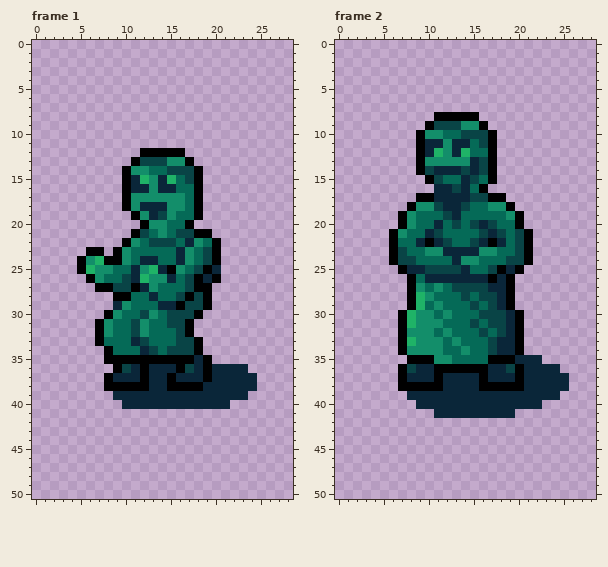
Pixel-art file, stored at Succubus/Sprites/EarthOpponents.aseprite. Above is the file before it was changed.
29x51 pixels, 7 frames. Shown: frame 1, frame 2. The commit also changed other frames, which this record leaves out.
New version:
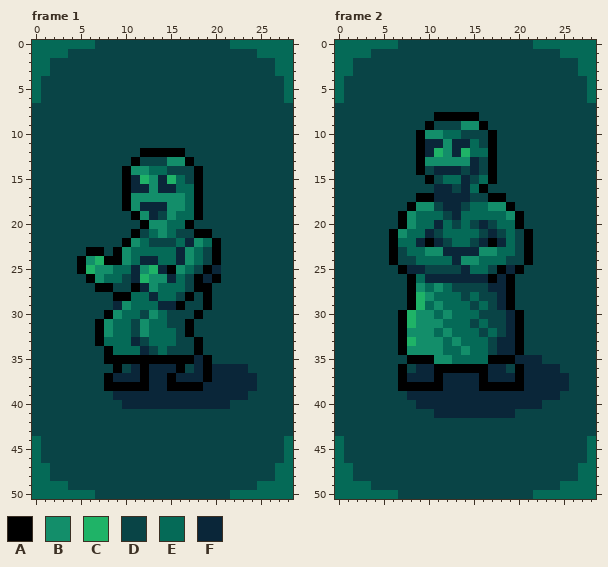
Palette (. is transparent): A #000000  B #138e6a  C #1fb367  D #094446  E #056a57  F #0a2639
Difference:
layer "Background" now shown
--- frame 1, layer "Background"
@@ x 0..28 @@
- 0 .............................
- 1 .............................
- 2 .............................
- 3 .............................
- 4 .............................
- 5 .............................
- 6 .............................
- 7 .............................
- 8 .............................
- 9 .............................
-10 .............................
-11 .............................
-12 ............AAAAA............
-13 ...........ADDDBBA...........
-14 ..........ABBEEDDDA..........
-15 ..........AFCBFCEDA..........
-16 ..........AFFBFFEEA..........
-17 ..........ABBBBBBEA..........
-18 ..........ABFFFBBEA..........
-19 ...........ABFDBEEA..........
-20 ............ABBEEA...........
-21 ...........ADEBEDDAA.........
-22 ..........ABEDDDEFBEA........
-23 ......AA.ABEEEEEFBEDA........
-24 .....ABCAABEFFEEFBEDA........
-25 .....ACBBEEFBCFABEDAF........
-26 ......ABEEDFCBBFEDAFA........
-27 .......AADDAFBEEEDAA.........
-28 .........AAEEFEEDADA.........
-29 .........FBEEEFFADDA.........
-30 ........ABEEDBEDDDA..........
-31 .......ABEEDBEEDDA...........
-32 .......ABEEDBEEEDA...........
-33 .......AEEEFDEEEDDA..........
-34 ........AEEEFDEDDDA..........
-35 ........AAAAAAAAAAFA.........
-36 .........ADFAFFFADFAFFFF.....
-37 ........AFFFAFFAFFFAFFFFF....
-38 ........AAAAAFFAAAAFFFFFF....
-39 .........FFFFFFFFFFFFFFF.....
-40 ..........FFFFFFFFFFFF.......
-41 .............................
-42 .............................
-43 .............................
-44 .............................
-45 .............................
-46 .............................
-47 .............................
-48 .............................
-49 .............................
-50 .............................
+ 0 EEEEEEEDDDDDDDDDDDDDDDEEEEEEE
+ 1 EEEEDDDDDDDDDDDDDDDDDDDDDEEEE
+ 2 EEDDDDDDDDDDDDDDDDDDDDDDDDDEE
+ 3 EEDDDDDDDDDDDDDDDDDDDDDDDDDEE
+ 4 EDDDDDDDDDDDDDDDDDDDDDDDDDDDE
+ 5 EDDDDDDDDDDDDDDDDDDDDDDDDDDDE
+ 6 EDDDDDDDDDDDDDDDDDDDDDDDDDDDE
+ 7 DDDDDDDDDDDDDDDDDDDDDDDDDDDDD
+ 8 DDDDDDDDDDDDDDDDDDDDDDDDDDDDD
+ 9 DDDDDDDDDDDDDDDDDDDDDDDDDDDDD
+10 DDDDDDDDDDDDDDDDDDDDDDDDDDDDD
+11 DDDDDDDDDDDDDDDDDDDDDDDDDDDDD
+12 DDDDDDDDDDDDAAAAADDDDDDDDDDDD
+13 DDDDDDDDDDDADDDBBADDDDDDDDDDD
+14 DDDDDDDDDDABBEEDDDADDDDDDDDDD
+15 DDDDDDDDDDAFCBFCEDADDDDDDDDDD
+16 DDDDDDDDDDAFFBFFEEADDDDDDDDDD
+17 DDDDDDDDDDABBBBBBEADDDDDDDDDD
+18 DDDDDDDDDDABFFFBBEADDDDDDDDDD
+19 DDDDDDDDDDDABFDBEEADDDDDDDDDD
+20 DDDDDDDDDDDDABBEEADDDDDDDDDDD
+21 DDDDDDDDDDDADEBEDDAADDDDDDDDD
+22 DDDDDDDDDDABEDDDEFBEADDDDDDDD
+23 DDDDDDAADABEEEEEFBEDADDDDDDDD
+24 DDDDDABCAABEFFEEFBEDADDDDDDDD
+25 DDDDDACBBEEFBCFABEDAFDDDDDDDD
+26 DDDDDDABEEDFCBBFEDAFADDDDDDDD
+27 DDDDDDDAADDAFBEEEDAADDDDDDDDD
+28 DDDDDDDDDAAEEFEEDADADDDDDDDDD
+29 DDDDDDDDDFBEEEFFADDADDDDDDDDD
+30 DDDDDDDDABEEDBEDDDADDDDDDDDDD
+31 DDDDDDDABEEDBEEDDADDDDDDDDDDD
+32 DDDDDDDABEEDBEEEDADDDDDDDDDDD
+33 DDDDDDDAEEEFDEEEDDADDDDDDDDDD
+34 DDDDDDDDAEEEFDEDDDADDDDDDDDDD
+35 DDDDDDDDAAAAAAAAAAFADDDDDDDDD
+36 DDDDDDDDDADFAFFFADFAFFFFDDDDD
+37 DDDDDDDDAFFFAFFAFFFAFFFFFDDDD
+38 DDDDDDDDAAAAAFFAAAAFFFFFFDDDD
+39 DDDDDDDDDFFFFFFFFFFFFFFFDDDDD
+40 DDDDDDDDDDFFFFFFFFFFFFDDDDDDD
+41 DDDDDDDDDDDDDDDDDDDDDDDDDDDDD
+42 DDDDDDDDDDDDDDDDDDDDDDDDDDDDD
+43 DDDDDDDDDDDDDDDDDDDDDDDDDDDDD
+44 EDDDDDDDDDDDDDDDDDDDDDDDDDDDE
+45 EDDDDDDDDDDDDDDDDDDDDDDDDDDDE
+46 EDDDDDDDDDDDDDDDDDDDDDDDDDDDE
+47 EEDDDDDDDDDDDDDDDDDDDDDDDDDEE
+48 EEDDDDDDDDDDDDDDDDDDDDDDDDDEE
+49 EEEEDDDDDDDDDDDDDDDDDDDDDEEEE
+50 EEEEEEEDDDDDDDDDDDDDDDEEEEEEE
--- frame 2, layer "Background"
@@ x 0..28 @@
- 0 .............................
- 1 .............................
- 2 .............................
- 3 .............................
- 4 .............................
- 5 .............................
- 6 .............................
- 7 .............................
- 8 ...........AAAAA.............
- 9 ..........ADDDBBA............
-10 .........ABBEEDDDA...........
-11 .........AFFBFFEDA...........
-12 .........AFCBFCEEA...........
-13 .........ABBBBBFDA...........
-14 .........ADFFFDFDA...........
-15 ..........ADEEFDEA...........
-16 ...........FFDFEA............
-17 .........AAFFFFDDAA..........
-18 ........ABBDFFDEEBBA.........
-19 .......ABEEEDFEEEEEBA........
-20 .......ABEEFEDEDFDEEA........
-21 ......ABEEFDEEEEDFDEDA.......
-22 ......AEEFAFDEEDFAFEDA.......
-23 ......ADEEBBFFFFBBEEDA.......
-24 ......ADDEEEEFBBEEEDDA.......
-25 .......AFFDDDDFEEDAFA........
-26 ........AEFFFFFFFAFA.........
-27 ........ABEBEDDDDFFA.........
-28 ........ACBEEEDEDDFA.........
-29 ........ACEBEEEDEDFA.........
-30 .......ACBBEBEEEDDDFA........
-31 .......ACBBBEEEDEDDFA........
-32 .......ABBBEBEEEDEDFA........
-33 .......ACBBBEBEEEDFFA........
-34 .......ABBBBEEBEEDFFA........
-35 ........AAABBEEEEAAAFFF......
-36 .......ADFFAAAAAAFFDAFFFF....
-37 .......AFFFAFFFFAFFFAFFFFF...
-38 .......AAAAAFFFFAAAAAFFFFF...
-39 ........FFFFFFFFFFFFFFFFF....
-40 .........FFFFFFFFFFFFFF......
-41 ...........FFFFFFFFF.........
-42 .............................
-43 .............................
-44 .............................
-45 .............................
-46 .............................
-47 .............................
-48 .............................
-49 .............................
-50 .............................
+ 0 EEEEEEEDDDDDDDDDDDDDDDEEEEEEE
+ 1 EEEEDDDDDDDDDDDDDDDDDDDDDEEEE
+ 2 EEDDDDDDDDDDDDDDDDDDDDDDDDDEE
+ 3 EEDDDDDDDDDDDDDDDDDDDDDDDDDEE
+ 4 EDDDDDDDDDDDDDDDDDDDDDDDDDDDE
+ 5 EDDDDDDDDDDDDDDDDDDDDDDDDDDDE
+ 6 EDDDDDDDDDDDDDDDDDDDDDDDDDDDE
+ 7 DDDDDDDDDDDDDDDDDDDDDDDDDDDDD
+ 8 DDDDDDDDDDDAAAAADDDDDDDDDDDDD
+ 9 DDDDDDDDDDADDDBBADDDDDDDDDDDD
+10 DDDDDDDDDABBEEDDDADDDDDDDDDDD
+11 DDDDDDDDDAFFBFFEDADDDDDDDDDDD
+12 DDDDDDDDDAFCBFCEEADDDDDDDDDDD
+13 DDDDDDDDDABBBBBFDADDDDDDDDDDD
+14 DDDDDDDDDADFFFDFDADDDDDDDDDDD
+15 DDDDDDDDDDADEEFDEADDDDDDDDDDD
+16 DDDDDDDDDDDFFDFEADDDDDDDDDDDD
+17 DDDDDDDDDAAFFFFDDAADDDDDDDDDD
+18 DDDDDDDDABBDFFDEEBBADDDDDDDDD
+19 DDDDDDDABEEEDFEEEEEBADDDDDDDD
+20 DDDDDDDABEEFEDEDFDEEADDDDDDDD
+21 DDDDDDABEEFDEEEEDFDEDADDDDDDD
+22 DDDDDDAEEFAFDEEDFAFEDADDDDDDD
+23 DDDDDDADEEBBFFFFBBEEDADDDDDDD
+24 DDDDDDADDEEEEFBBEEEDDADDDDDDD
+25 DDDDDDDAFFDDDDFEEDAFADDDDDDDD
+26 DDDDDDDDAEFFFFFFFAFADDDDDDDDD
+27 DDDDDDDDABEBEDDDDFFADDDDDDDDD
+28 DDDDDDDDACBEEEDEDDFADDDDDDDDD
+29 DDDDDDDDACEBEEEDEDFADDDDDDDDD
+30 DDDDDDDACBBEBEEEDDDFADDDDDDDD
+31 DDDDDDDACBBBEEEDEDDFADDDDDDDD
+32 DDDDDDDABBBEBEEEDEDFADDDDDDDD
+33 DDDDDDDACBBBEBEEEDFFADDDDDDDD
+34 DDDDDDDABBBBEEBEEDFFADDDDDDDD
+35 DDDDDDDDAAABBEEEEAAAFFFDDDDDD
+36 DDDDDDDADFFAAAAAAFFDAFFFFDDDD
+37 DDDDDDDAFFFAFFFFAFFFAFFFFFDDD
+38 DDDDDDDAAAAAFFFFAAAAAFFFFFDDD
+39 DDDDDDDDFFFFFFFFFFFFFFFFFDDDD
+40 DDDDDDDDDFFFFFFFFFFFFFFDDDDDD
+41 DDDDDDDDDDDFFFFFFFFFDDDDDDDDD
+42 DDDDDDDDDDDDDDDDDDDDDDDDDDDDD
+43 DDDDDDDDDDDDDDDDDDDDDDDDDDDDD
+44 EDDDDDDDDDDDDDDDDDDDDDDDDDDDE
+45 EDDDDDDDDDDDDDDDDDDDDDDDDDDDE
+46 EDDDDDDDDDDDDDDDDDDDDDDDDDDDE
+47 EEDDDDDDDDDDDDDDDDDDDDDDDDDEE
+48 EEDDDDDDDDDDDDDDDDDDDDDDDDDEE
+49 EEEEDDDDDDDDDDDDDDDDDDDDDEEEE
+50 EEEEEEEDDDDDDDDDDDDDDDEEEEEEE
Where, in picture pixels (left, top, right, bottom), the same in both pictures:
added: (32, 40, 293, 499)
added: (335, 40, 596, 499)
